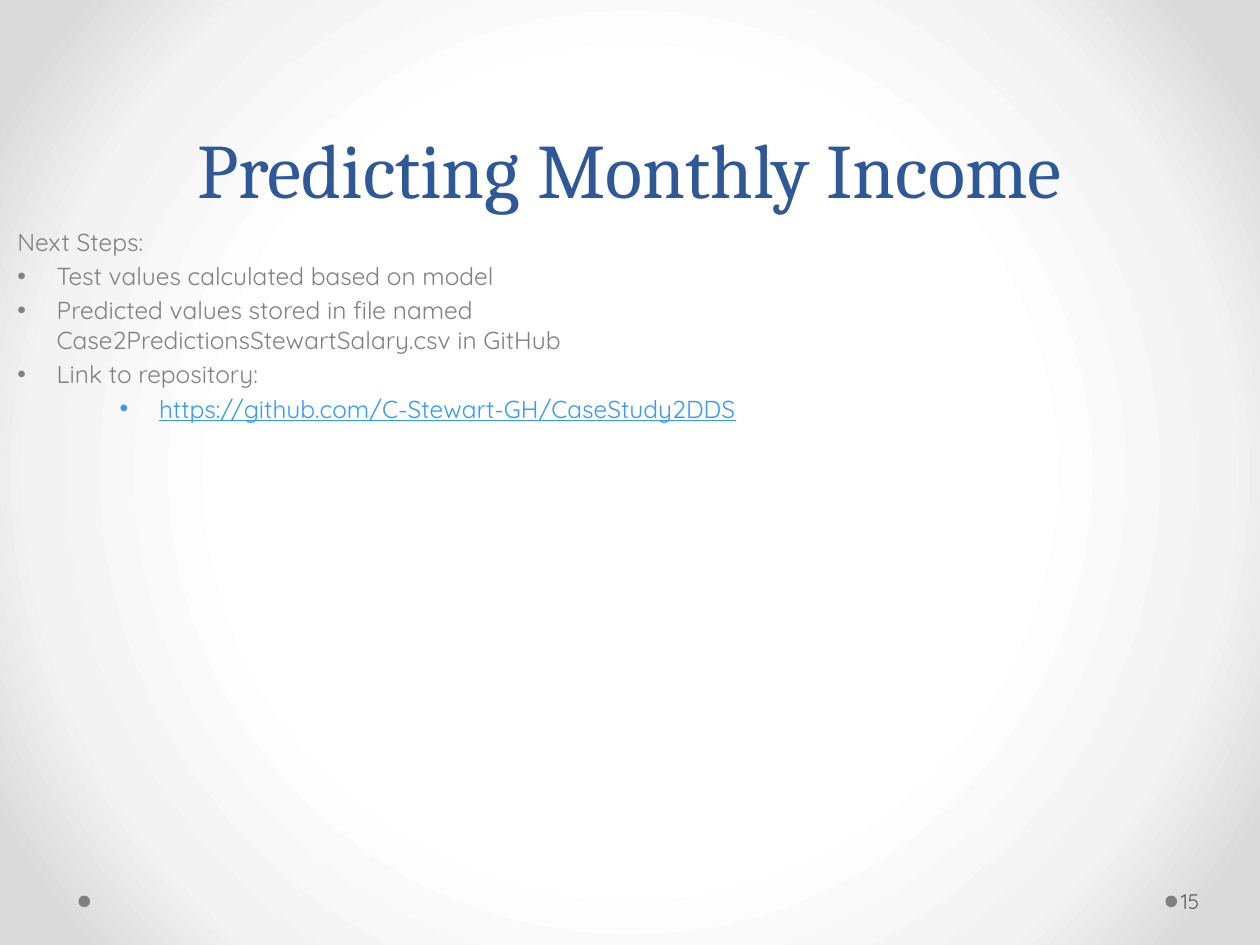
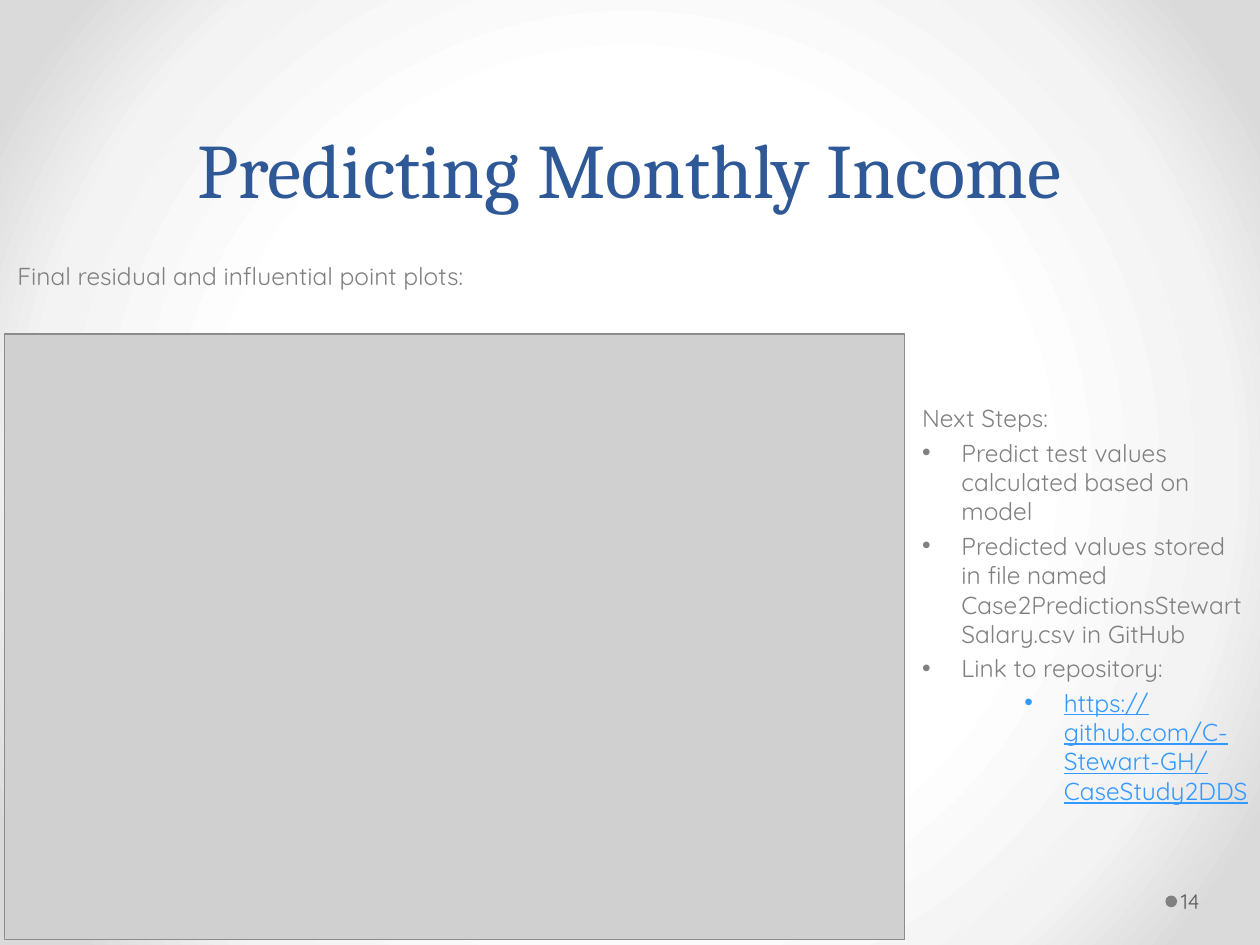
Before and after one commit to C-Stewart-GH/Attrition_and_Income_Prediction_Case_Study, a slide deck: slide 14 of PPT_Presentation/Final_CS2_Presentation.pptx (slide 15 before the commit). Drawn at 1260x945 pixels with LibreOffice and Linux fonts; fonts in the diff are those of the drawing; grey boxes stand for pictures. Boxes give left, top, right and bottom in pixels: in the first picture for what was removed or moved away, otherwise in the second. Text is boxed around its words. In the diff, an @@ line names an element or a change of style, - is before the commit and + after.

```diff
--- a/PPT_Presentation/Final_CS2_Presentation.pptx
+++ b/PPT_Presentation/Final_CS2_Presentation.pptx
@@ text at (17, 267, 463, 290): text changed @@
-Next Steps:
-• Test values calculated based on model
-• Predicted values stored in file named Case2PredictionsStewartSalary.csv in GitHub
-• Link to repository:
-  • https://github.com/C-Stewart-GH/CaseStudy2DDS
+Final residual and influential point plots:
@@ picture added at (5, 334, 906, 940) @@
@@ text added at (922, 409, 1248, 805), 14 pt, text #808080 @@
+Next Steps:
+• Predict test values calculated based on model
+• Predicted values stored in file named Case2PredictionsStewartSalary.csv in GitHub
+• Link to repository:
+  • https://github.com/C-Stewart-GH/CaseStudy2DDS
@@ ellipse removed at (78, 896, 89, 907) @@
@@ page number at (1181, 894, 1200, 909): text changed @@
-15
+14
```
Also in this commit, not shown: 5 other slides changed, 1 slide removed, 2 other files.
